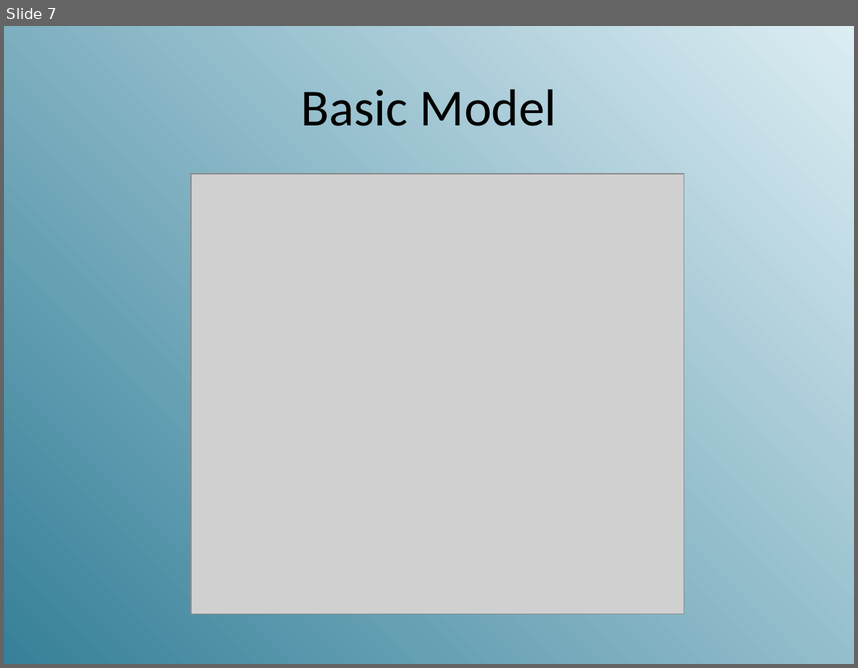
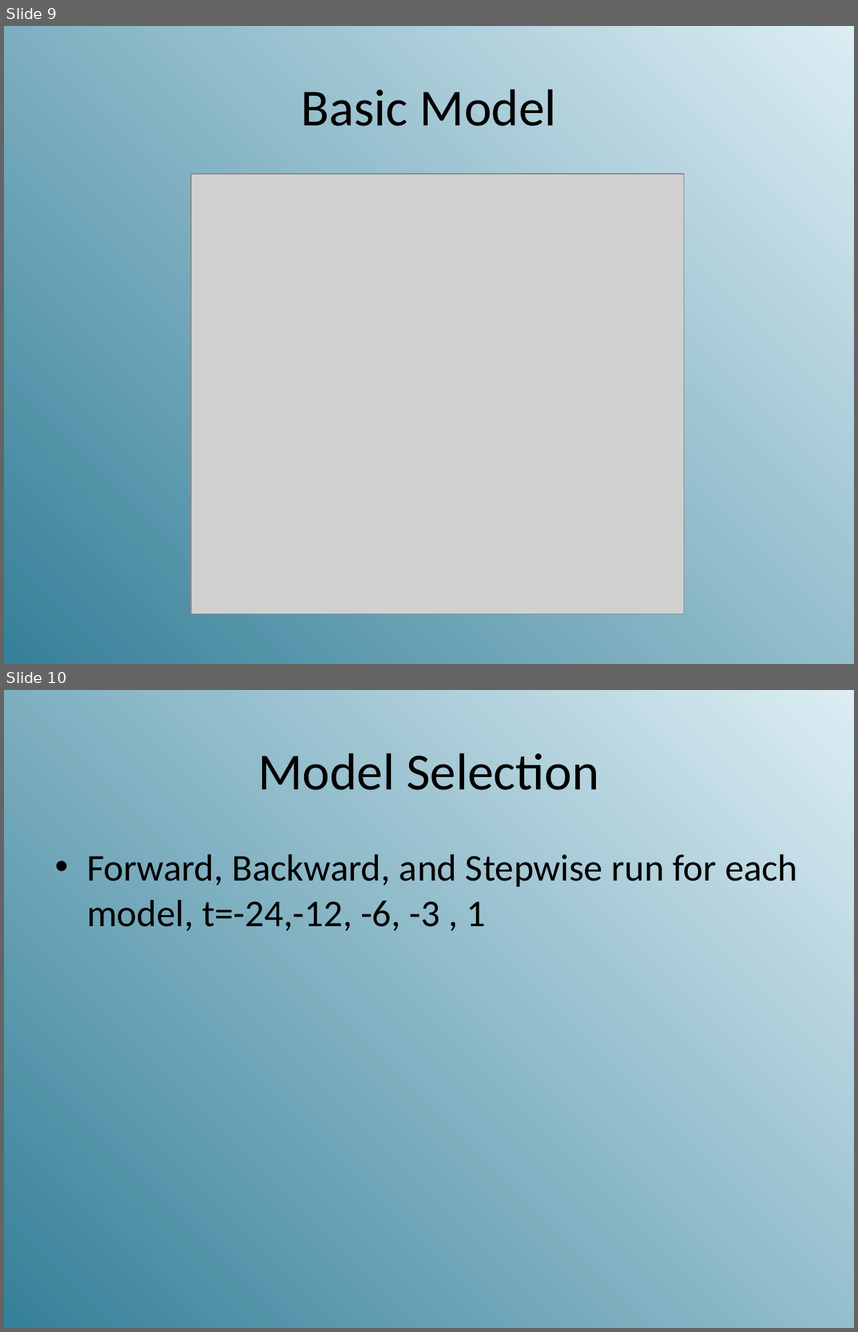
Before and after one commit to Kgatliffe/new_weather_data, a slide deck: Gatliffe-Panter-Zhang.pptx. Shown one above the other, each under a label of ours: slide 7 before the commit, slides 9 and 10 after it. The pictures are 858x668 and 858x1332 pixels, drawn with LibreOffice and Linux fonts; fonts in the diff are those of the drawing; grey boxes stand for pictures. Boxes give left, top, right and bottom in pixels: in the first picture for what was removed or moved away, otherwise in the second. Text is boxed around its words. In the diff, an @@ line names an element or a change of style, - is before the commit and + after.

```diff
--- a/Gatliffe-Panter-Zhang.pptx
+++ b/Gatliffe-Panter-Zhang.pptx
@@ slide 10 added at [4, 690, 854, 1328], background gradient #DCEDF3 to #368099 @@
@@ title added at [258, 753, 599, 790], 44 pt, text #000000 @@
+Model Selection
@@ text added at [87, 854, 797, 931], 32 pt, text #000000 @@
+• Forward, Backward, and Stepwise run for each model, t=-24,-12, -6, -3 , 1
@@ what was slide 7 is now slide 9 @@
```
Also in this commit, not shown: 1 slide changed, 5 other slides added, 6 slides removed.
